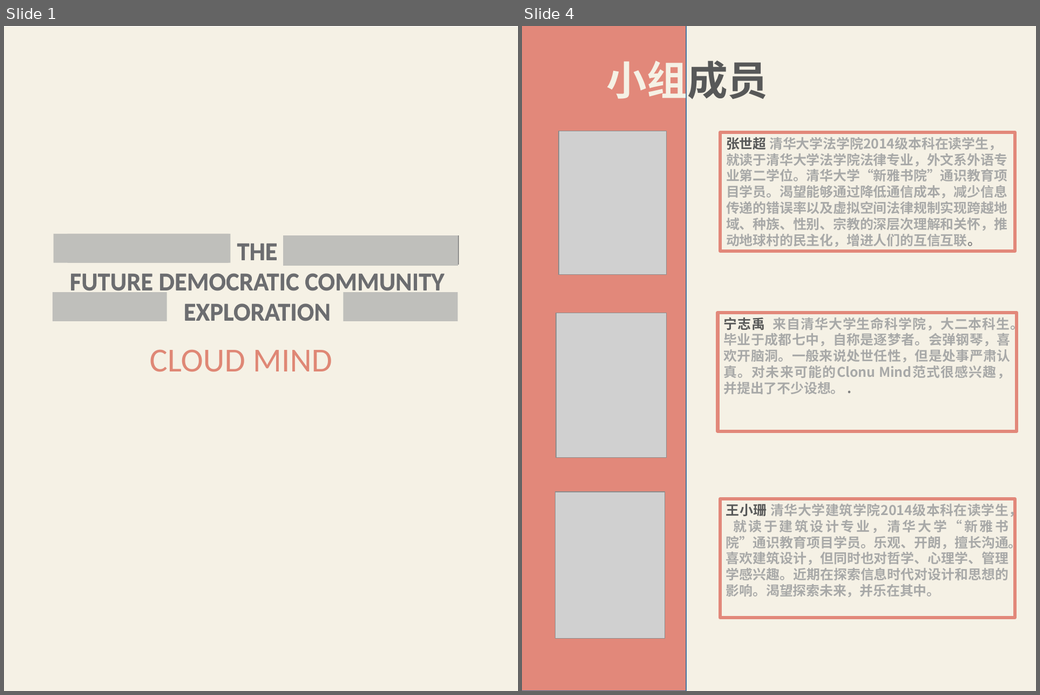
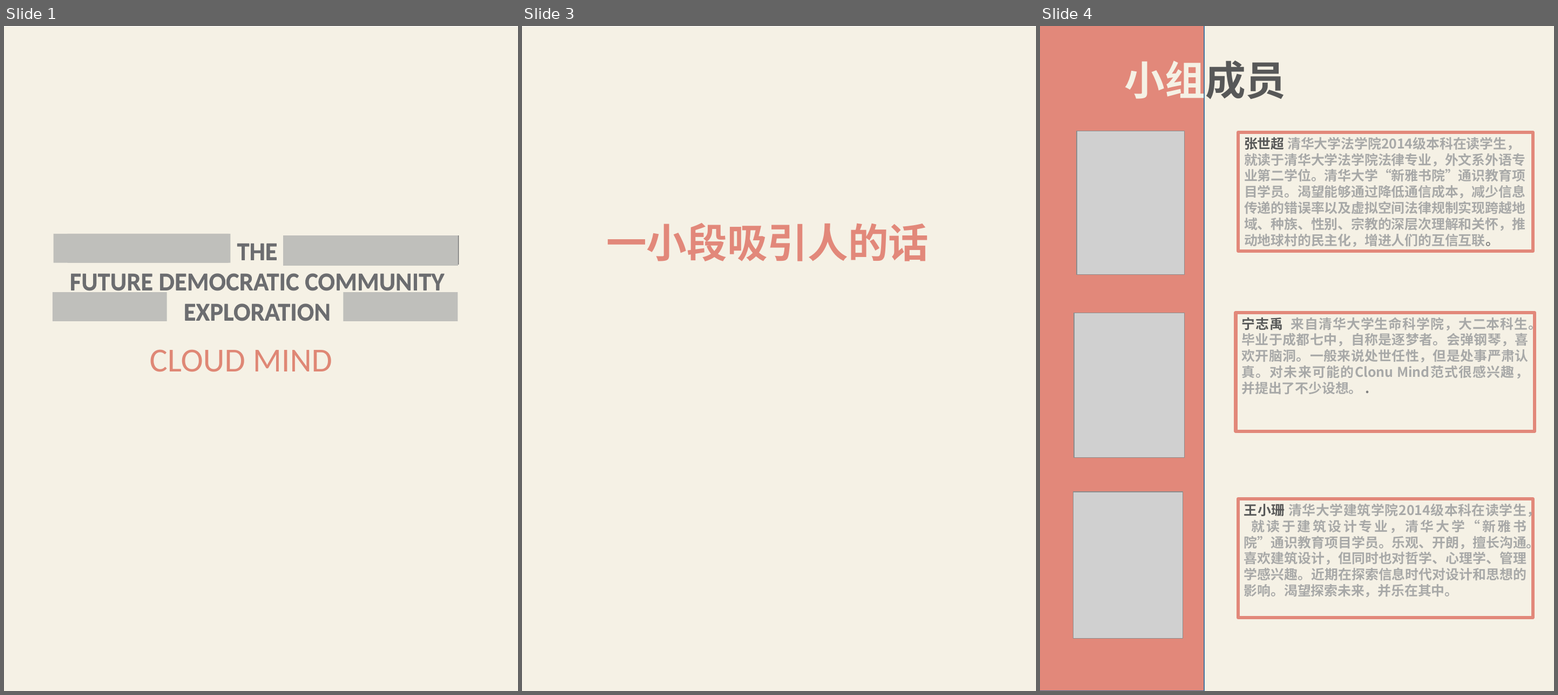
Before and after one commit to XLP-Based-Courses/-, a slide deck: 学习报告文本/学习报告模板.pptx. Shown side by side, each under a label of ours: slides 1 and 4 before the commit, slides 1, 3 and 4 after it; the slides between them are not shown. The pictures are 1040x695 and 1558x695 pixels, drawn with LibreOffice and Linux fonts; fonts in the diff are those of the drawing; grey boxes stand for pictures. Boxes give left, top, right and bottom in pixels: in the first picture for what was removed or moved away, otherwise in the second. Text is boxed around its words. In the diff, an @@ line names an element or a change of style, - is before the commit and + after.

```diff
--- a/学习报告文本/学习报告模板.pptx
+++ b/学习报告文本/学习报告模板.pptx
@@ slide 3 added at (x1=522, y1=26, x2=1036, y2=691), background #FFFFFF @@
@@ rectangle added at (x1=522, y1=27, x2=1036, y2=691), fill #F5F1E5 @@
@@ text added at (x1=606, y1=223, x2=929, y2=261), 48 pt, text #E2887A, bold @@
+一小段吸引人的话
```
Also in this commit, not shown: 2 slides changed, 4 other slides added, 3 slides removed.
